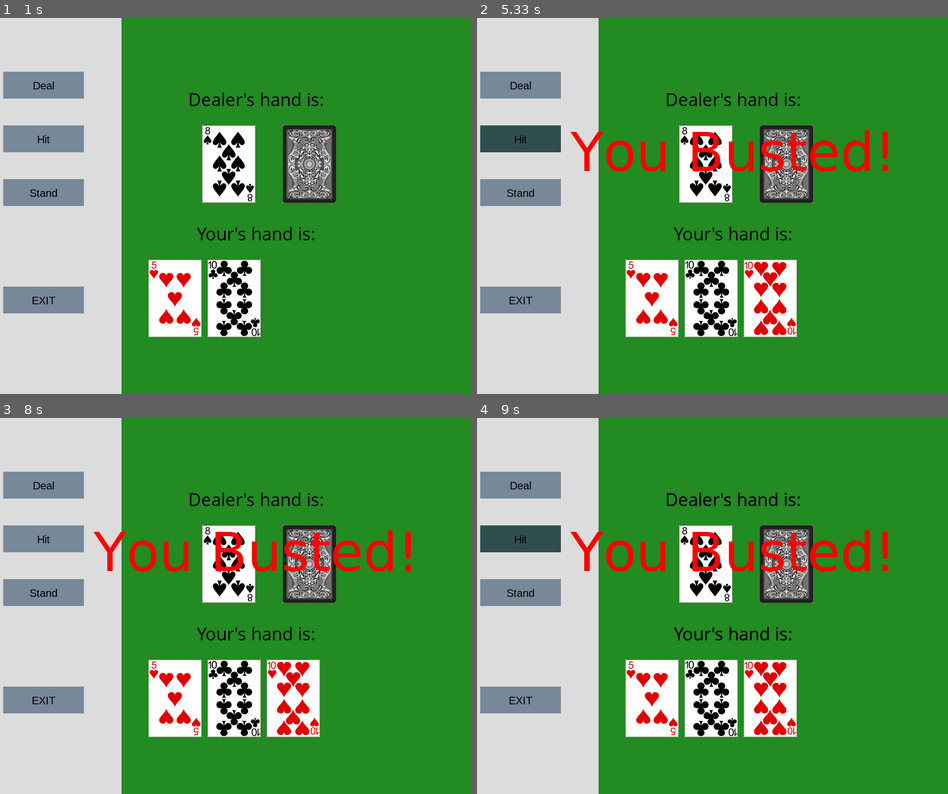
Above: before the commit, frames 1-4 (two rows, left to right).
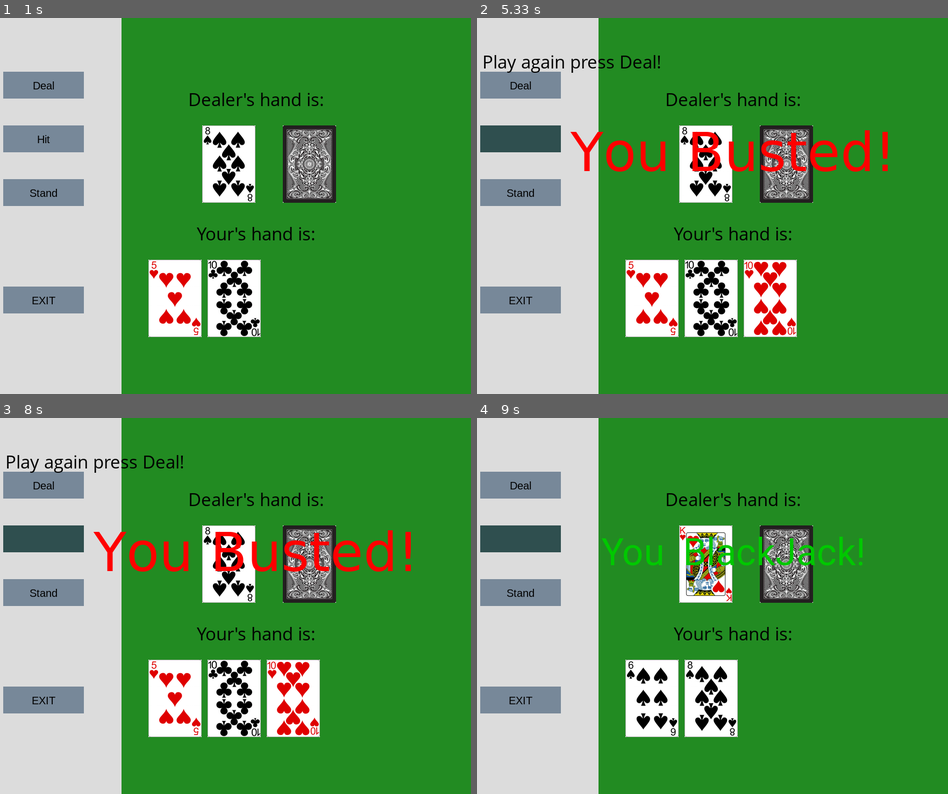
Above: after the commit, the same moments.

Repository: Mozes721/BlackJack
Game: pygame game, started from blackjack_pygame.py
Two runs of this game, one before a commit and one after it. Both use one fixed random seed, a clock stepped at 60 frames per second and the inputs below.
Inputs (mouse positions are in pixels of both pictures, inside the frame that each line leads up to):
- Up to frame 1 (1 s): click "Deal" at 0.38 s; click (230, 232) at 0.72 s
- Up to frame 2 (5.33 s): click (557, 149) at 1.05 s
- Up to frame 3 (8 s): move the mouse to (263, 545) at 7.85 s
- Up to frame 4 (9 s): click (740, 545) at 8.03 s; click "Deal" at 8.4 s; click (528, 538) at 8.73 s

Frame 1 is identical in both runs. In frame 2, 0.5% of the frame differs, in the area x 1-39%, y 9-34%; in frame 3, 1.7%; in frame 4, 8.1%, in the area x 7-88%, y 19-85%.

Commit message:
play again option added

Diff:
--- a/blackjack_pygame.py
+++ b/blackjack_pygame.py
@@ -77,12 +77,18 @@
         print(self.player.value)
         if self.player.value == 21 and self.dealer.value == 21:
             black_jack("Both with BlackJack!", 500, 250, grey)
+            time.sleep(4)
+            self.play_or_exit()
         elif self.player.value == 21:
             black_jack("You  BlackJack!", 500, 250, green)
+            time.sleep(4)
+            self.play_or_exit()
         elif self.dealer.value == 21:
             show_dealer_card = pygame.image.load('img/' + self.dealer.card_img[1] + '.png').convert()
             gameDisplay.blit(show_dealer_card, (550, 200))
             black_jack("Dealer has BlackJack!", 500, 250, red)
+            time.sleep(4)
+            self.play_or_exit()
 
         self.player.value = 0
         self.dealer.value = 0
@@ -126,6 +132,9 @@
 
             if self.player.value > 21:
                 game_finish("You Busted!", 500, 250, red)
+                time.sleep(4)
+                self.play_or_exit()
+
 
 
         if self.player_card == 3:
@@ -136,6 +145,8 @@
 
             if self.player.value > 21:
                 game_finish("You Busted!", 500, 250, red)
+                time.sleep(4)
+                self.play_or_exit()
 
         self.player.value = 0
 
@@ -151,25 +162,33 @@
         self.player.calc_hand()
         if self.player.value > self.dealer.value:
             game_finish("You Won!", 500, 250, green)
-            #self.run_again()
+            time.sleep(4)
+            self.play_or_exit()
         elif self.player.value < self.dealer.value:
             game_finish("Dealer Wins!", 500, 250, red)
-            #self.run_again()
+            time.sleep(4)
+            self.play_or_exit()
         else:
             game_finish("It's a Tie!", 500, 250, grey)
-            # self.run_again()
+            time.sleep(4)
+            self.play_or_exit()
 
 
     def exit(self):
         sys.exit()
 
-    # def run_again(self):
-    #     time.sleep(2)
-    #     self.player.value = 0
-    #     self.dealer.value = 0
-    #     gameDisplay.fill(background_color)
-    #     pygame.draw.rect(gameDisplay, grey, pygame.Rect(0, 0, 250, 700))
-    #     pygame.display.update()
+    def play_or_exit(self):
+        game_texts("Play again press Deal!", 200, 80)
+        time.sleep(3)
+        self.player.value = 0
+        self.dealer.value = 0
+        self.deck = Deck()
+        self.dealer = Hand()
+        self.player = Hand()
+        self.deck.shuffle()
+        gameDisplay.fill(background_color)
+        pygame.draw.rect(gameDisplay, grey, pygame.Rect(0, 0, 250, 700))
+        pygame.display.update()
 
 
 play_blackjack = Play()
